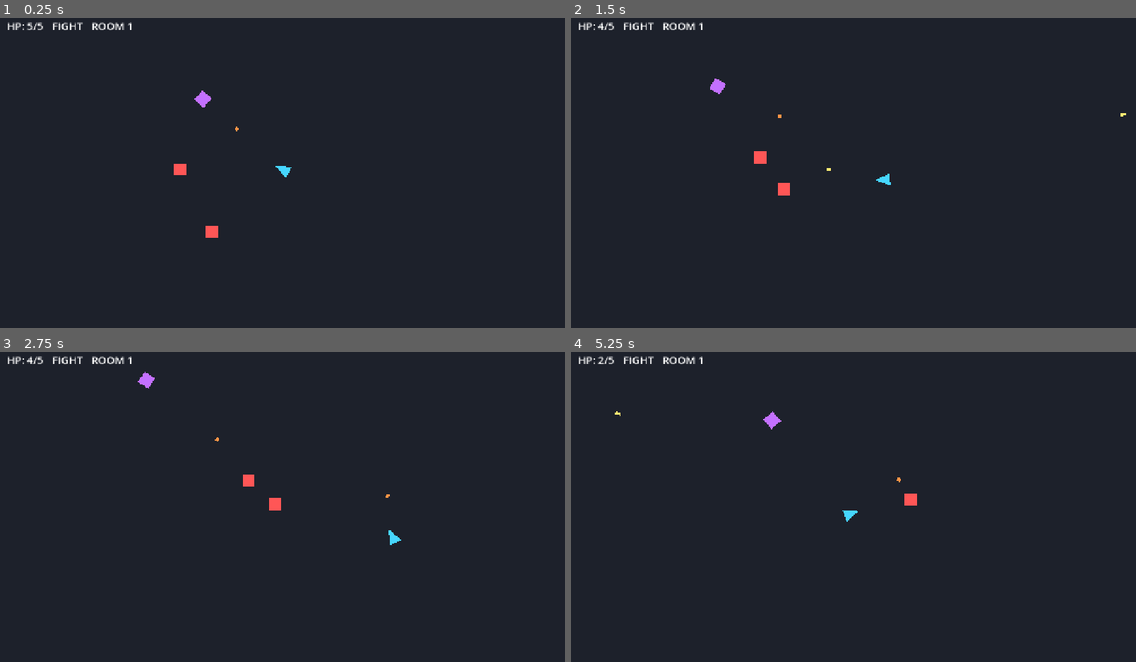
Above: before the commit, frames 1-4 (two rows, left to right).
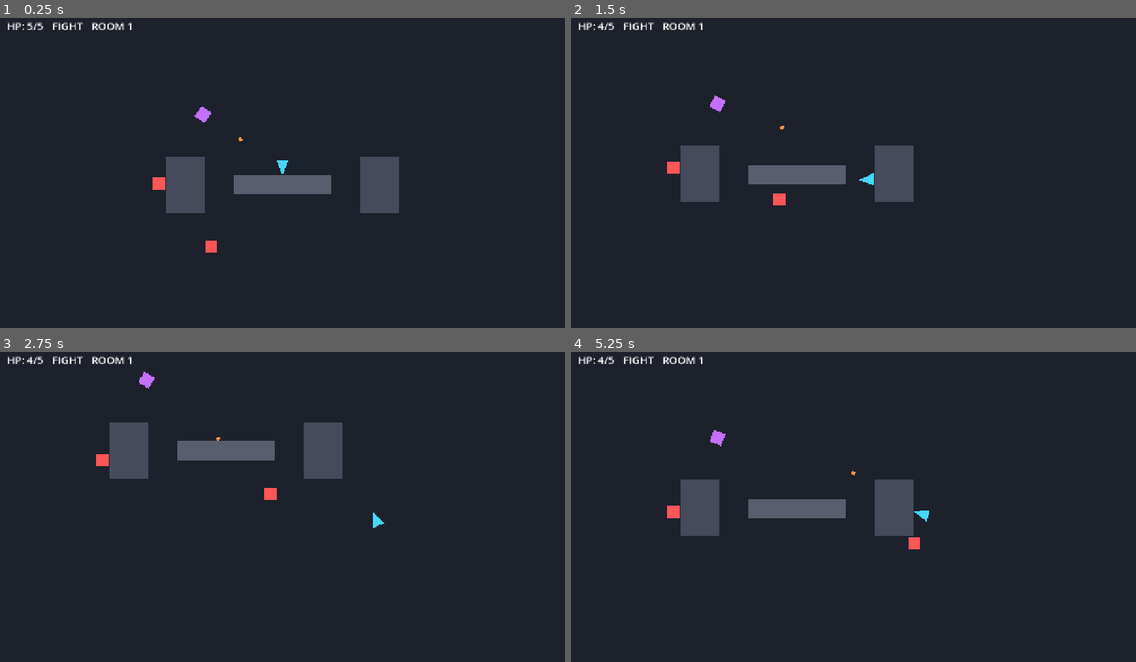
Above: after the commit, the same moments.

Repository: Dexter2099/GunMaxx
Game: Godot game, scene res://scenes/Main.tscn
The game is run twice, just before and just after one commit, with the same random seed, the same clock (stepped at 60 frames per second) and the same inputs.
Inputs (mouse positions are in pixels of both pictures, inside the frame that each line leads up to):
- Up to frame 1 (0.25 s): no input
- Up to frame 2 (1.5 s): move the mouse to (977, 154) at 0.52 s; hold Right (ui_right) 0.53-1.28 s; click (977, 154) at 0.6 s; move the mouse to (740, 185) at 1.27 s; hold Down (ui_down) from 1.28 s (still down); click (740, 185) at 1.35 s
- Up to frame 3 (2.75 s): move the mouse to (339, 432) at 2.02 s; release Down (ui_down) at 2.03 s; hold Right (ui_right) from 2.03 s (still down); click (339, 432) at 2.1 s
- Up to frame 4 (5.25 s): move the mouse to (825, 565) at 2.77 s; release Right (ui_right) at 2.78 s; hold Up (ui_up) 2.78-3.53 s; click (825, 565) at 2.85 s; move the mouse to (1023, 550) at 3.52 s; hold Left (ui_left) 3.53-5.03 s; click (1023, 550) at 3.6 s; move the mouse to (684, 457) at 4.27 s; click (684, 457) at 4.35 s; move the mouse to (881, 503) at 5.02 s; hold Down (ui_down) from 5.03 s (still down); click (881, 503) at 5.1 s

The runs differ from the first frame. In frame 1, 4.1% of the frame differs, in the area x 27-71%, y 23-76%; in frame 2, 4.1%, in the area x 17-99%, y 19-61%; in frame 3, 4.0%; in frame 4, 4.1%.

Commit message:
Add static room obstacles for cover and collision

Diff:
--- a/game/scenes/Main.tscn
+++ b/game/scenes/Main.tscn
@@ -17,6 +17,15 @@
 
 [sub_resource type="RectangleShape2D" id="RectangleShape2D_right"]
 size = Vector2(24, 984)
+
+[sub_resource type="RectangleShape2D" id="RectangleShape2D_obstacle_left"]
+size = Vector2(88, 128)
+
+[sub_resource type="RectangleShape2D" id="RectangleShape2D_obstacle_center"]
+size = Vector2(220, 44)
+
+[sub_resource type="RectangleShape2D" id="RectangleShape2D_obstacle_right"]
+size = Vector2(88, 128)
 
 [node name="Main" type="Node2D"]
 script = ExtResource("2_o6yxi")
@@ -42,6 +51,38 @@
 [node name="RightWall" type="CollisionShape2D" parent="RoomBounds"]
 position = Vector2(780, 0)
 shape = SubResource("RectangleShape2D_right")
+
+[node name="Obstacles" type="Node2D" parent="."]
+
+[node name="LeftPillar" type="StaticBody2D" parent="Obstacles"]
+position = Vector2(-220, 0)
+
+[node name="CollisionShape2D" type="CollisionShape2D" parent="Obstacles/LeftPillar"]
+shape = SubResource("RectangleShape2D_obstacle_left")
+
+[node name="Body" type="Polygon2D" parent="Obstacles/LeftPillar"]
+color = Color(0.278431, 0.298039, 0.360784, 1)
+polygon = PackedVector2Array(-44, -64, 44, -64, 44, 64, -44, 64)
+
+[node name="CenterWall" type="StaticBody2D" parent="Obstacles"]
+position = Vector2(0, 0)
+
+[node name="CollisionShape2D" type="CollisionShape2D" parent="Obstacles/CenterWall"]
+shape = SubResource("RectangleShape2D_obstacle_center")
+
+[node name="Body" type="Polygon2D" parent="Obstacles/CenterWall"]
+color = Color(0.34902, 0.372549, 0.431373, 1)
+polygon = PackedVector2Array(-110, -22, 110, -22, 110, 22, -110, 22)
+
+[node name="RightPillar" type="StaticBody2D" parent="Obstacles"]
+position = Vector2(220, 0)
+
+[node name="CollisionShape2D" type="CollisionShape2D" parent="Obstacles/RightPillar"]
+shape = SubResource("RectangleShape2D_obstacle_right")
+
+[node name="Body" type="Polygon2D" parent="Obstacles/RightPillar"]
+color = Color(0.278431, 0.298039, 0.360784, 1)
+polygon = PackedVector2Array(-44, -64, 44, -64, 44, 64, -44, 64)
 
 [node name="Player" parent="." instance=ExtResource("1_hx3m3")]
 
Not shown: 1 places in game/scenes/Main.tscn that only renumber resources
